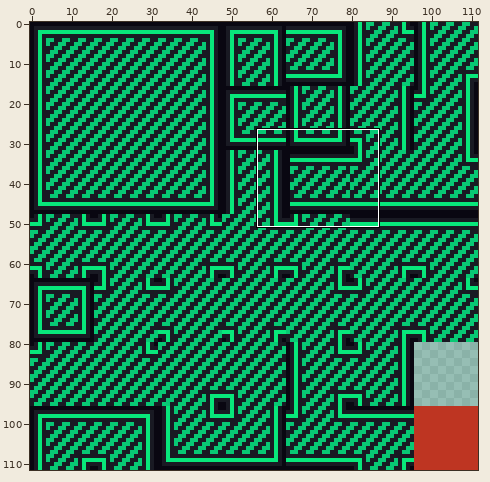
File history of a sprite sheet, res/Block_A.png. Above: a wide view before the commit, with the close-up outlined.
Close-up. First the earlier version:
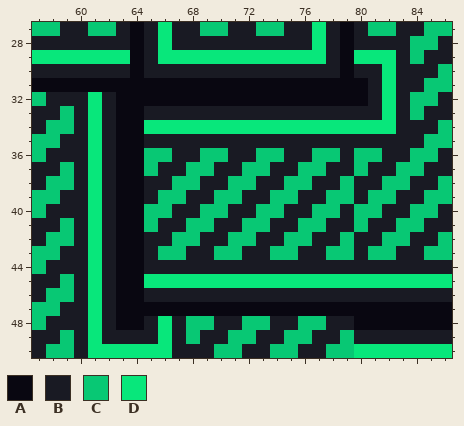
The file is 112x112 pixels. Shown: x 57..86, y 27..50.
Palette (. is transparent): A #090711  B #191a23  C #08c874  D #08e77b
Pixels before, first column x 57:
27 CCBBCCBABDBBCCBBCCBBDBABCCBBCC
28 BBBBBBBABDBBBBBBBBBBDBABBBBCCB
29 DDDDDDDABDDDDDDDDDDDDBADDDBCBB
30 BBBBBBBABBBBBBBBBBBBBBABBDBBBC
31 AAAAAAAAAAAAAAAAAAAAAAAABDBBCC
32 CBBBDBAAAAAAAAAAAAAAAAAABDBCCB
33 BBCBDBAABBBBBBBBBBBBBBBBBDBCBB
34 BCCBDBAADDDDDDDDDDDDDDDDDDBBBC
35 CCBBDBAABBBBBBBBBBBBBBBBBBBBCC
36 CBBBDBAACCBBCCBBCCBBCCBCCBBCCB
37 BBCBDBAACBBCCBBCCBBCCBBCBBCCBB
38 BCCBDBAABBCCBBCCBBCCBBCBBCCBBC
39 CCBBDBAABCCBBCCBBCCBBCCBCCBBCC
40 CBBBDBAACCBBCCBBCCBBCCBCCBBCCB
41 BBCBDBAACBBCCBBCCBBCCBBCBBCCBB
42 BCCBDBAABBCCBBCCBBCCBBCBBCCBBC
43 CCBBDBAABCCBBCCBBCCBBCCBCCBBCC
44 CBBBDBAABBBBBBBBBBBBBBBBBBBBBB
45 BBCBDBAADDDDDDDDDDDDDDDDDDDDDD
46 BCCBDBAABBBBBBBBBBBBBBBBBBBBBB
47 CCBBDBAAAAAAAAAAAAAAAAAAAAAAAA
48 CBBBDBAABDBCCBBCCBBCCBBAAAAAAA
49 BBCBDBBBBDBCBBCCBBCCBBCBBBBBBB
50 BCCBDDDDDDBBBCCBBCCBBCCDDDDDDD
New version:
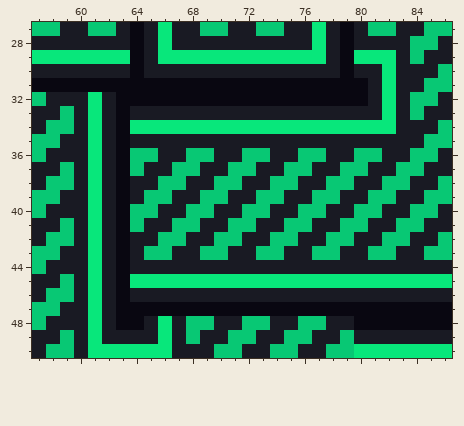
Diff:
Changed rows in their new state; - is an unchanged pixel.
first column x 64:
33 B---------------
34 D---------------
35 B---------------
36 C-B-C-B-C-B-C-B-
37 CB-C-B-C-B-C-B-C
38 B-C-B-C-B-C-B-C-
39 BC-B-C-B-C-B-C-B
40 C-B-C-B-C-B-C-B-
41 CB-C-B-C-B-C-B-C
42 B-C-B-C-B-C-B-C-
43 BC-B-C-B-C-B-C-B
44 B---------------
45 D---------------
46 B---------------
